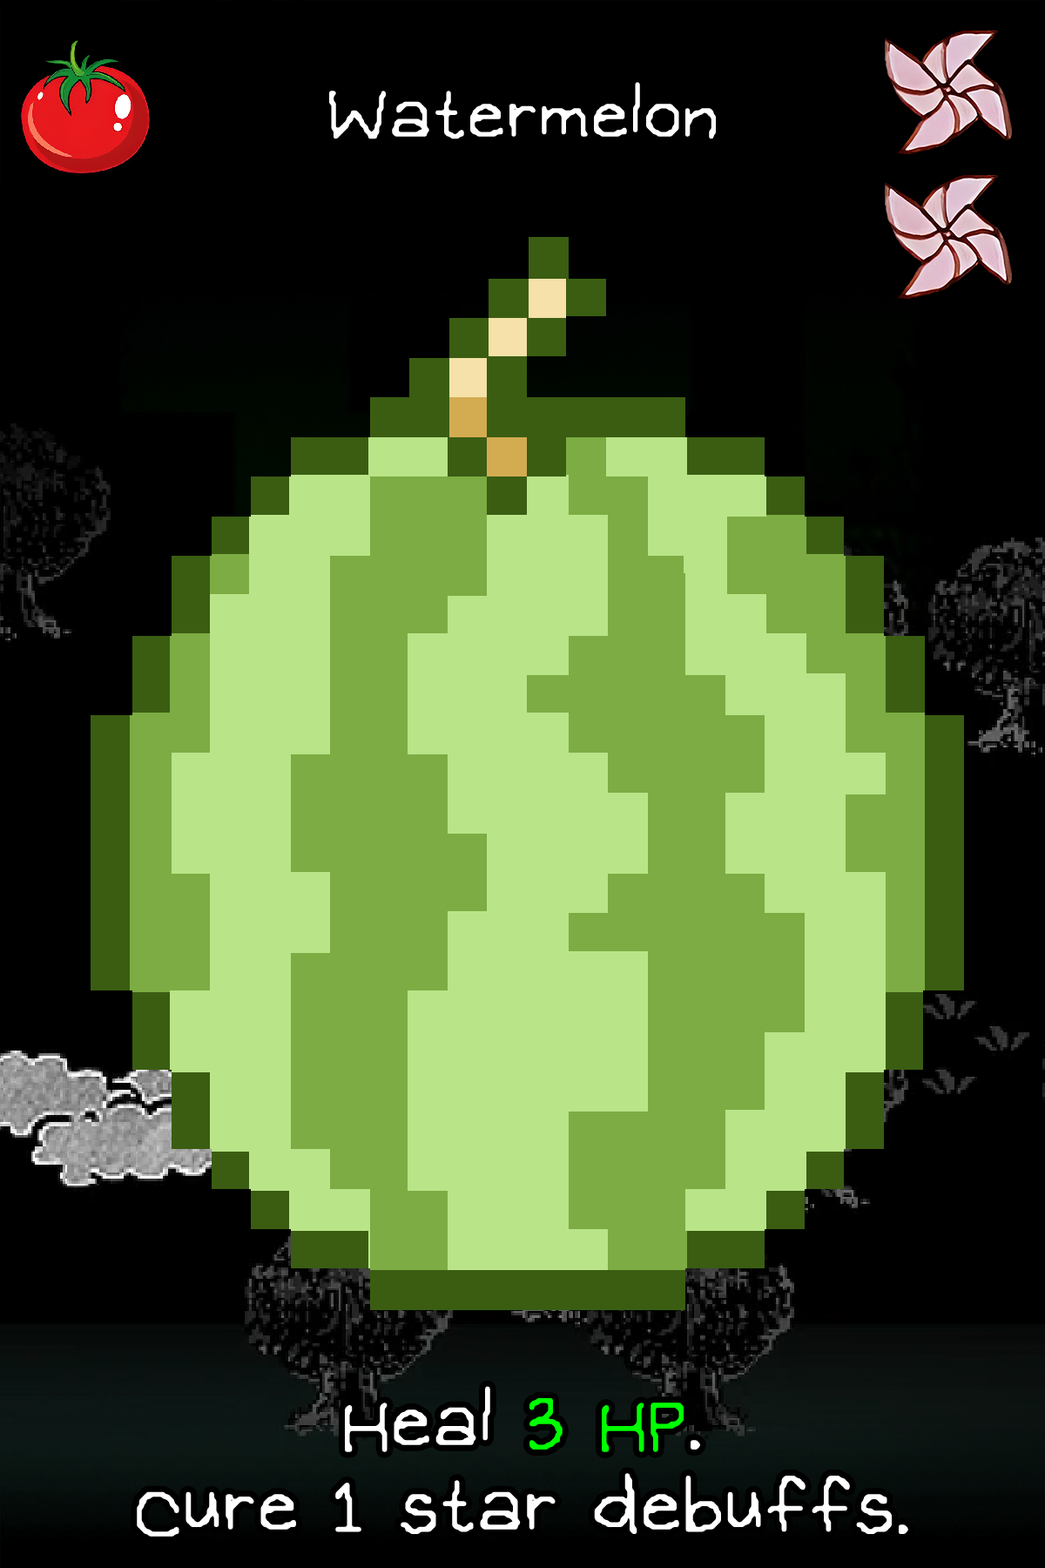
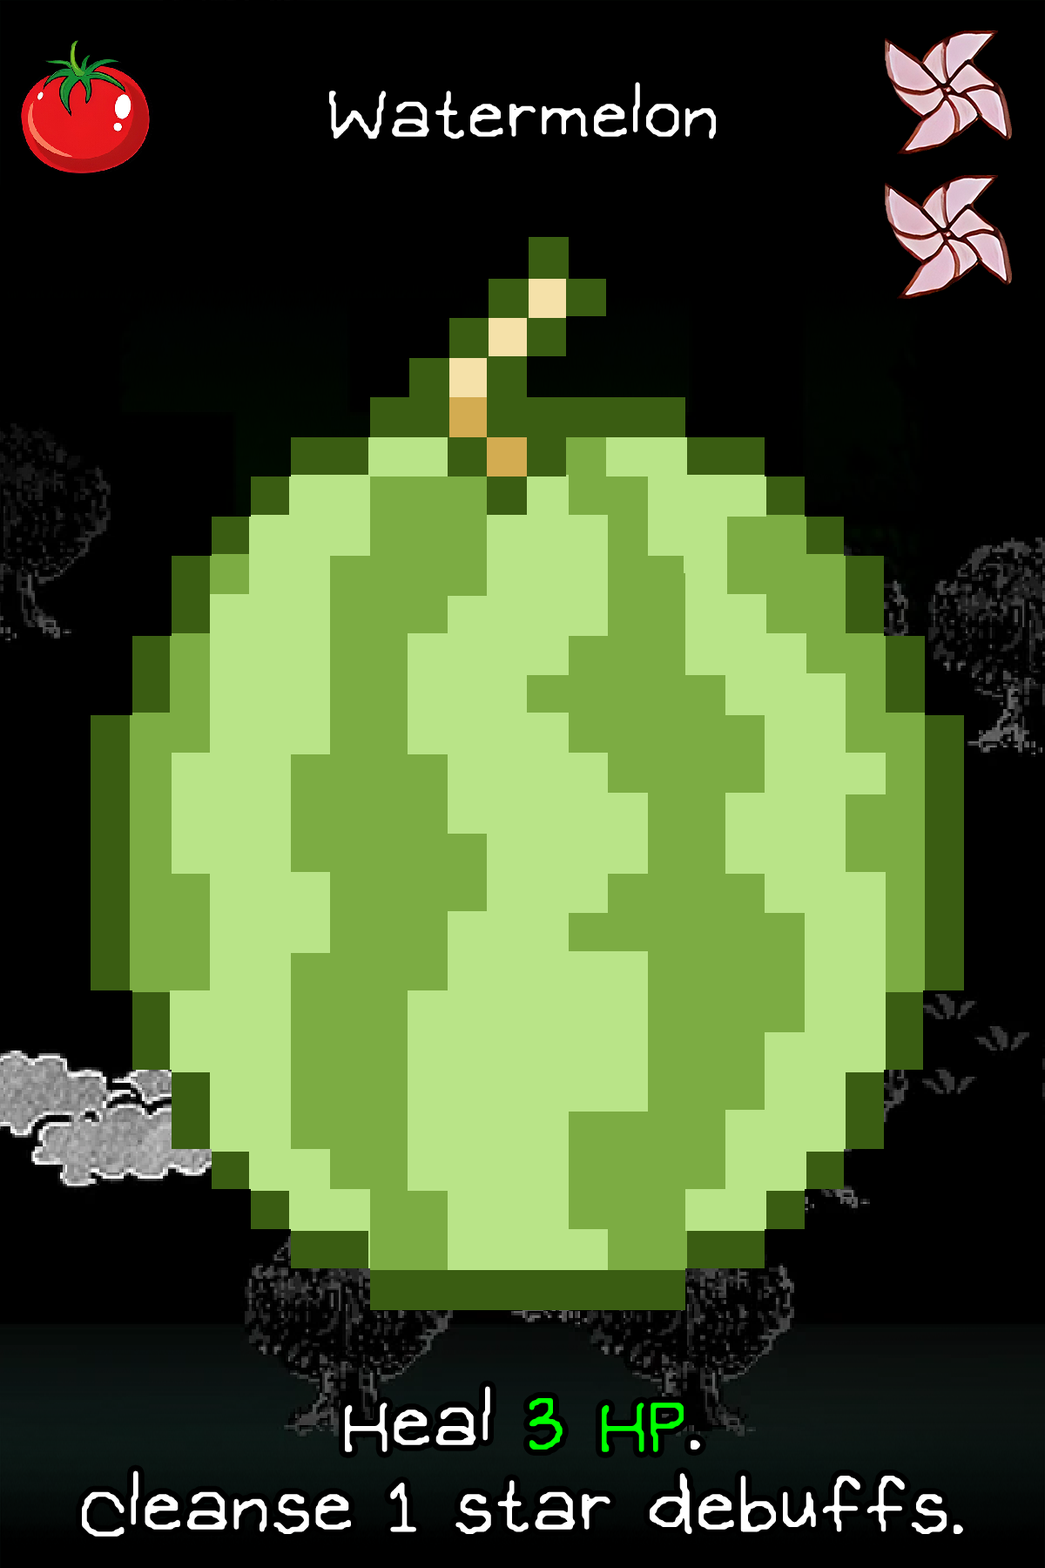
Layers edited between the first and the second 1045px x 1568px image:
painted on "Ability" over [81, 1470, 964, 1537]